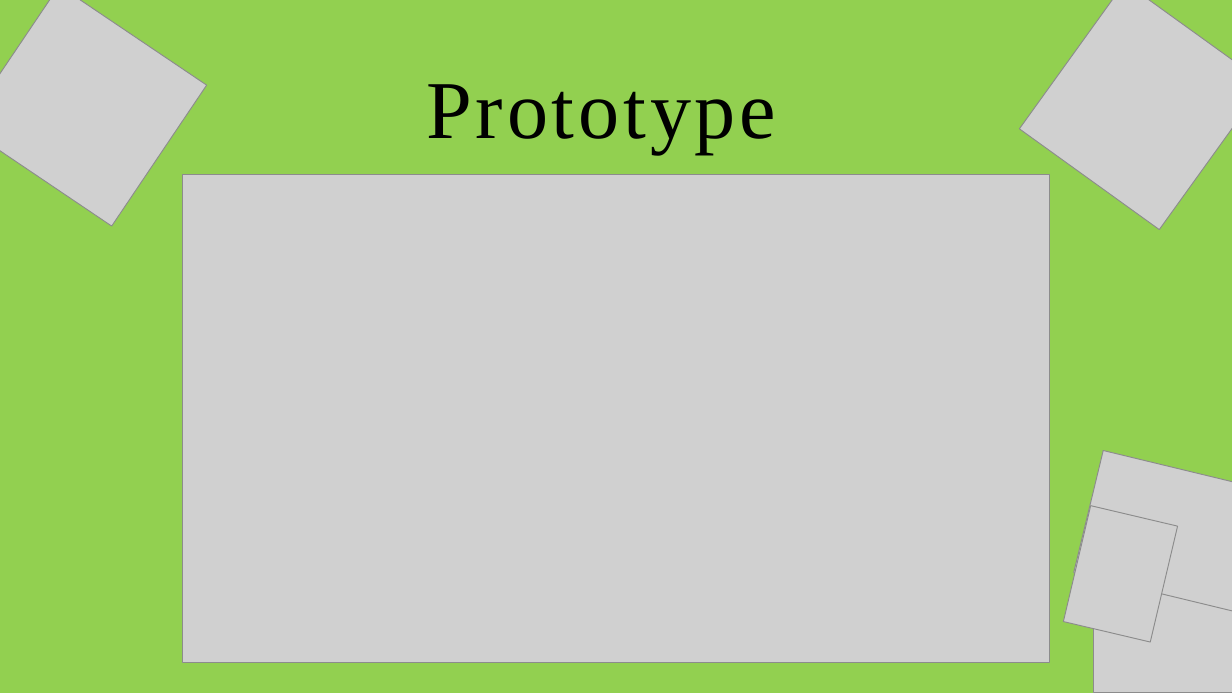
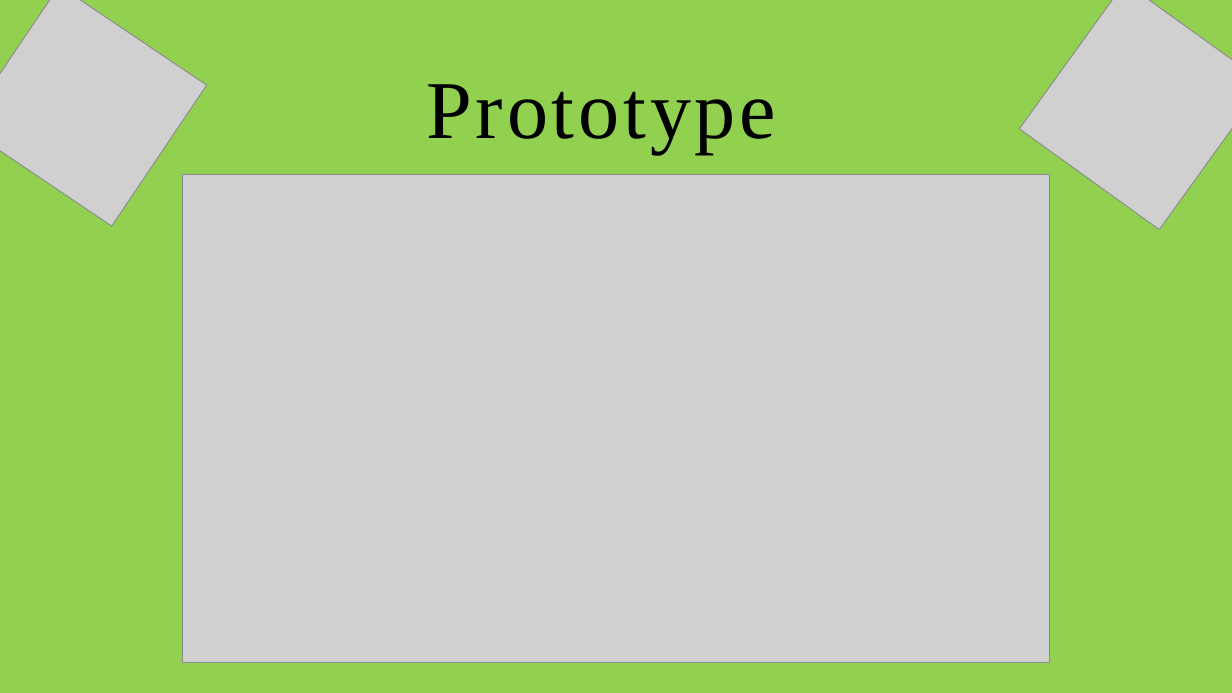
Before and after one commit to UoSGroupProjects1718/mgp-l4-5-group-2, a slide deck: slide 3 of Documents/Presentations/PresentationBeta.pptx. Drawn at 1232x693 pixels with LibreOffice and Linux fonts; fonts in the diff are those of the drawing; grey boxes stand for pictures. Boxes give left, top, right and bottom in pixels: in the first picture for what was removed or moved away, otherwise in the second. Text is boxed around its words. In the diff, an @@ line names an element or a change of style, - is before the commit and + after.

```diff
--- a/Documents/Presentations/PresentationBeta.pptx
+++ b/Documents/Presentations/PresentationBeta.pptx
@@ picture removed at (1074, 451, 1232, 612) @@
@@ picture removed at (1063, 506, 1178, 643) @@
@@ picture removed at (1093, 567, 1232, 693) @@
```
Also in this commit, not shown: 1 other slide changed.
